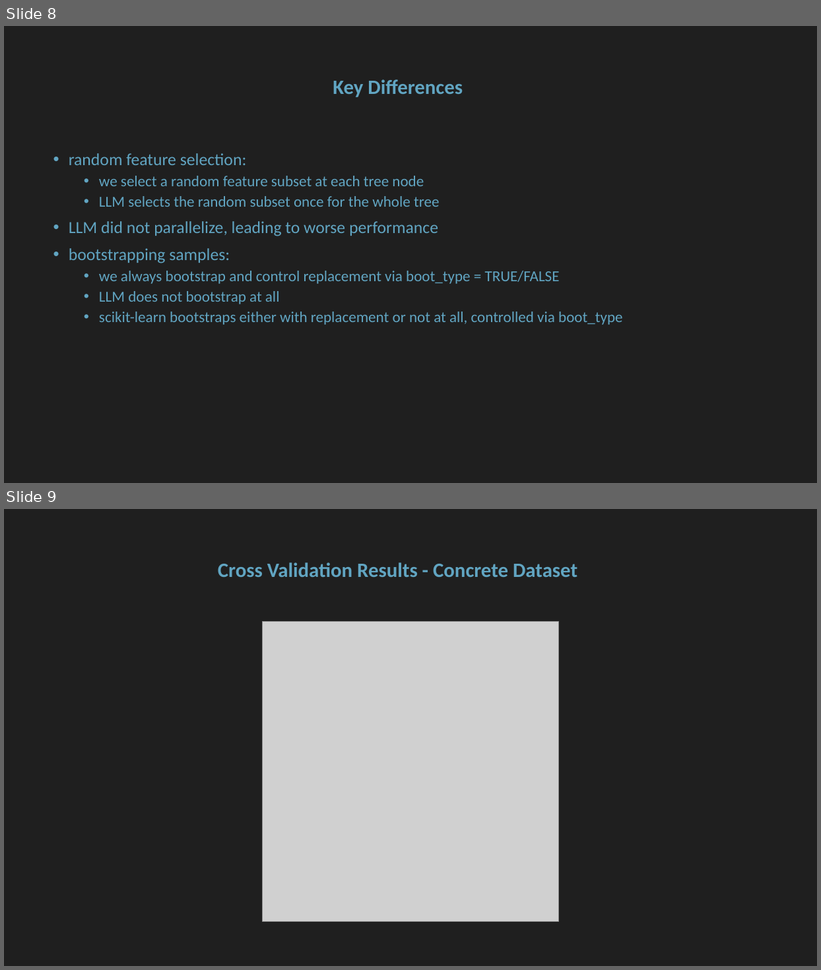
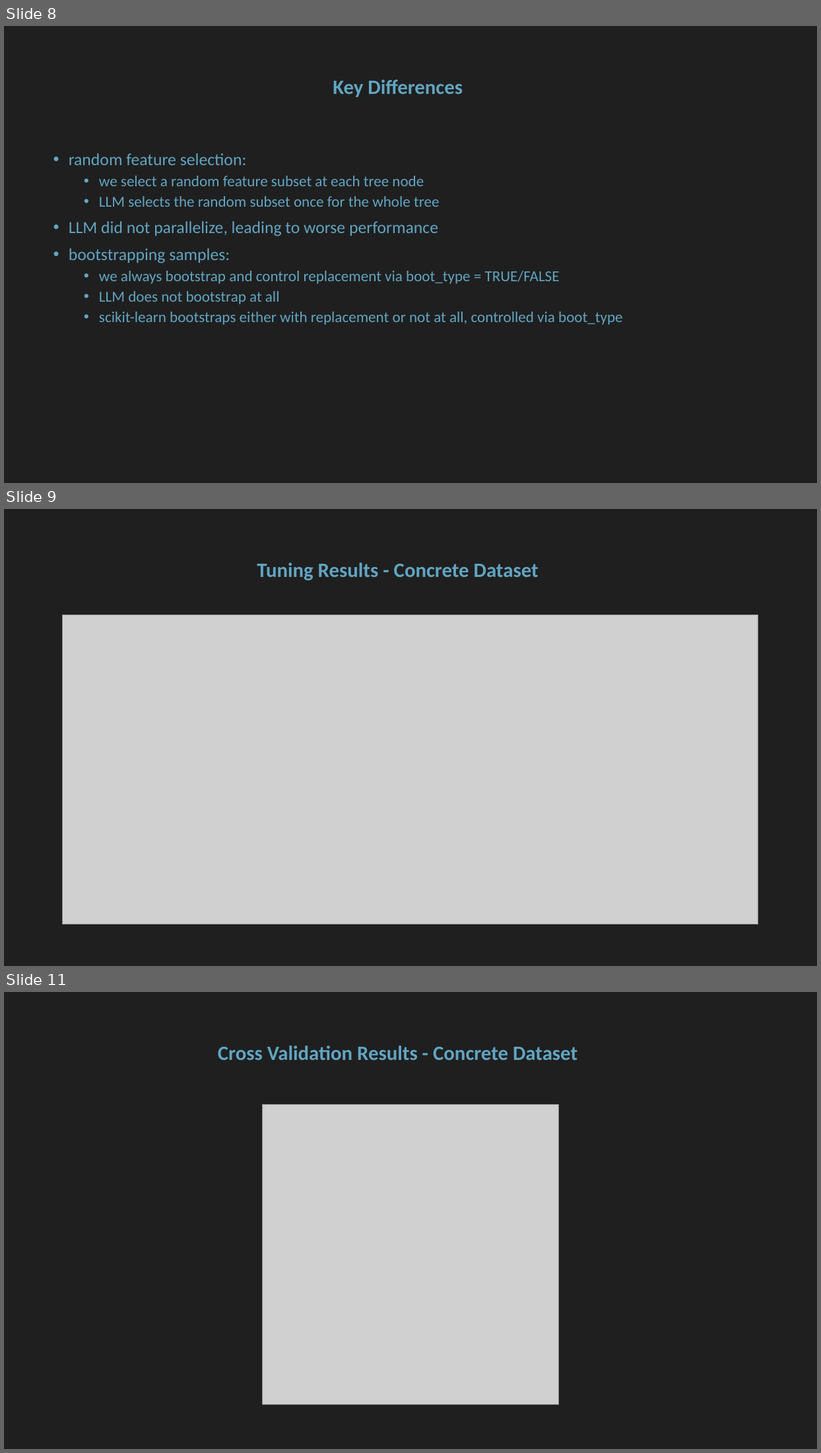
Before and after one commit to floengl/Machine-Learning, a slide deck: Exercise_2/Exercie2_slides.pptx. Shown one above the other, each under a label of ours: slides 8 and 9 before the commit, slides 8, 9 and 11 after it; the slides between them are not shown. The pictures are 821x970 and 821x1453 pixels, drawn with LibreOffice and Linux fonts; fonts in the diff are those of the drawing; grey boxes stand for pictures. Boxes give left, top, right and bottom in pixels: in the first picture for what was removed or moved away, otherwise in the second. Text is boxed around its words. In the diff, an @@ line names an element or a change of style, - is before the commit and + after.

```diff
--- a/Exercise_2/Exercie2_slides.pptx
+++ b/Exercise_2/Exercie2_slides.pptx
@@ slide 9 added at [4,509,817,966], background #1F1F1F @@
@@ title added at [257,562,539,580], 24 pt, text #61A5C2, bold @@
+Tuning Results - Concrete Dataset
@@ picture added at [63,615,758,924] @@
@@ what was slide 9 is now slide 11 @@
```
Also in this commit, not shown: 2 slides changed, 3 other slides added.
